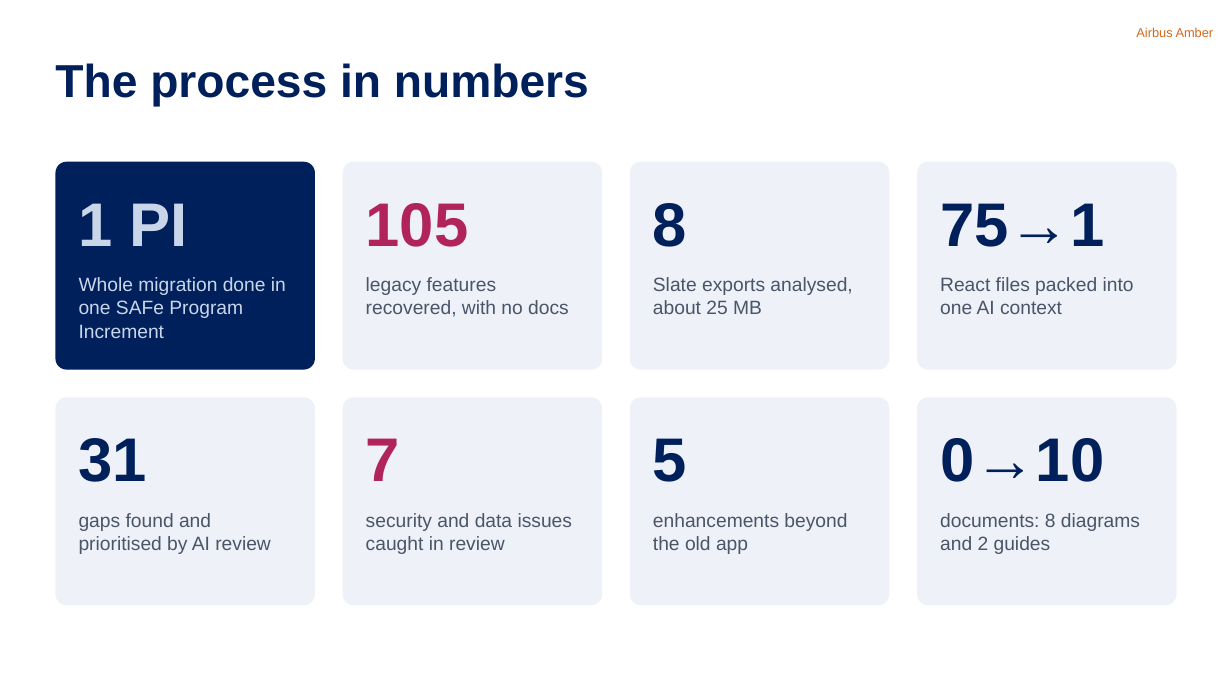
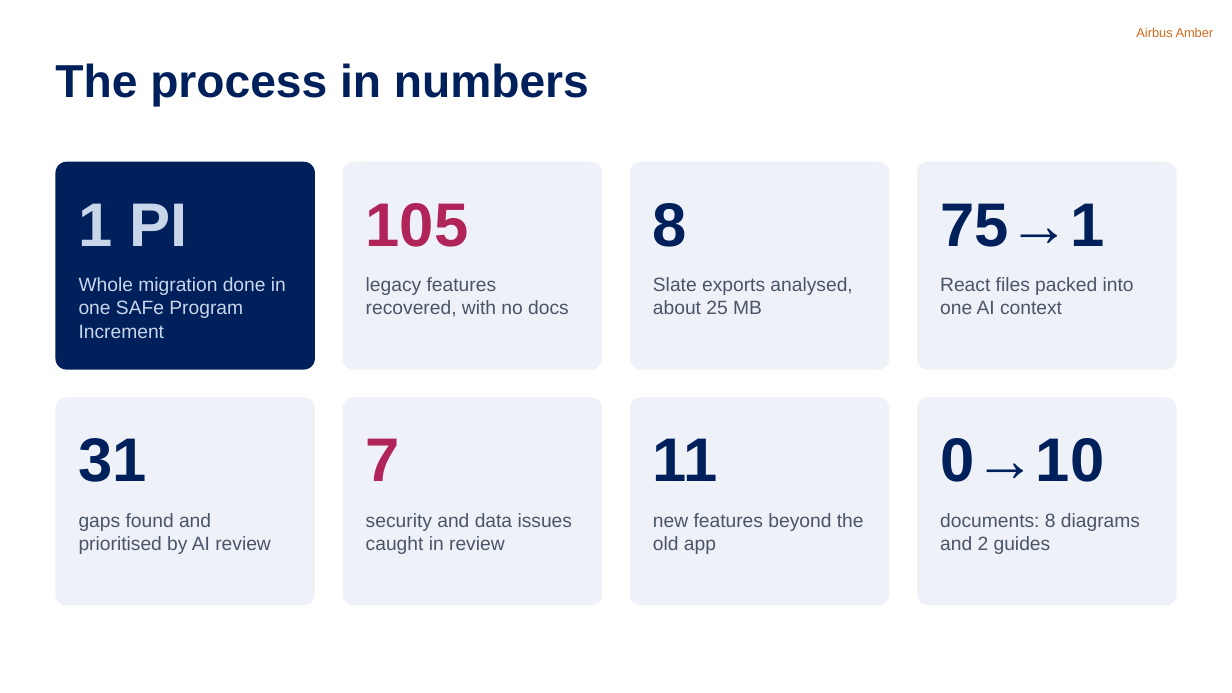
Before and after one commit to nithinram97/archify, a slide deck: slide 7 of erm-migration/docs/ERM-Migration-Jury-Pitch.pptx (slide 6 before the commit). Drawn at 1232x693 pixels with LibreOffice and Linux fonts; fonts in the diff are those of the drawing. Boxes give left, top, right and bottom in pixels: in the first picture for what was removed or moved away, otherwise in the second. Text is boxed around its words. In the diff, an @@ line names an element or a change of style, - is before the commit and + after.

```diff
--- a/erm-migration/docs/ERM-Migration-Jury-Pitch.pptx
+++ b/erm-migration/docs/ERM-Migration-Jury-Pitch.pptx
@@ text at (653,438,718,481): text changed @@
-5
+11
@@ text at (653,513,864,554): text changed @@
-enhancements beyond the old app
+new features beyond the old app
```
Also in this commit, not shown: 5 other slides changed, 2 slides added, 4 other files.
